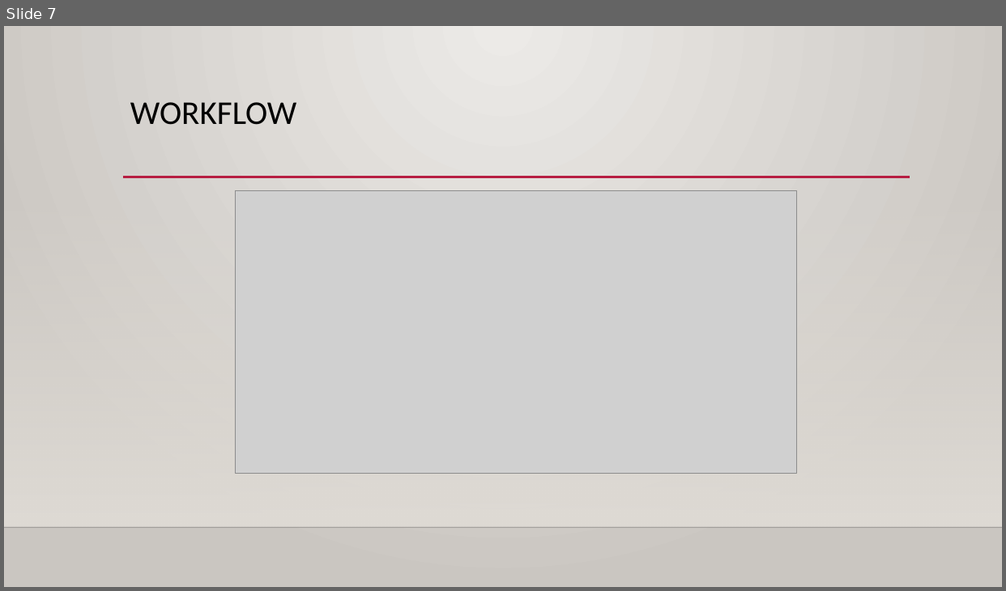
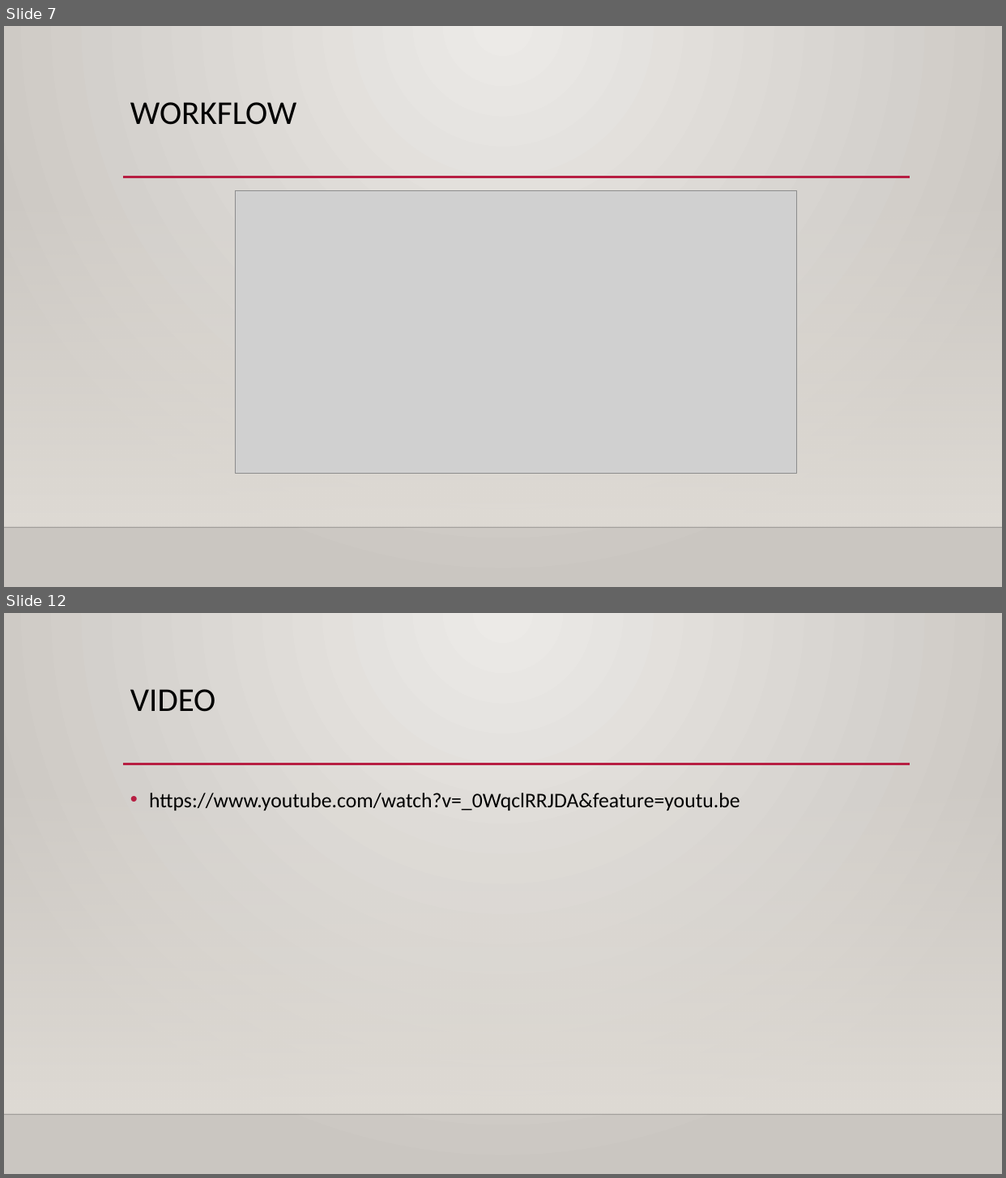
Before and after one commit to nikky4222/Knowledge-Discovery-Management-Summer-2017, a slide deck: Project/Source/Intelligent QA SYSTEM.pptx. Shown one above the other, each under a label of ours: slide 7 before the commit, slides 7 and 12 after it; the slides between them are not shown. The pictures are 1006x591 and 1006x1178 pixels, drawn with LibreOffice and Linux fonts; fonts in the diff are those of the drawing; grey boxes stand for pictures; background and template pictures are left out. Boxes give left, top, right and bottom in pixels: in the first picture for what was removed or moved away, otherwise in the second. Text is boxed around its words. In the diff, an @@ line names an element or a change of style, - is before the commit and + after.

```diff
--- a/Project/Source/Intelligent QA SYSTEM.pptx
+++ b/Project/Source/Intelligent QA SYSTEM.pptx
@@ slide 12 added at (x1=4, y1=613, x2=1002, y2=1174), background gradient #ECEAE7 to #CAC7C1; not listed: 3 template elements that a slide beside it also shows @@
@@ title added at (x1=130, y1=689, x2=215, y2=712), 32 pt, text #000000 @@
+VIDEO
@@ text added at (x1=149, y1=793, x2=740, y2=811), 20 pt, text #000000 @@
+• https://www.youtube.com/watch?v=_0WqclRRJDA&feature=youtu.be
```
Also in this commit, not shown: 4 other slides added, 1 slide removed.
